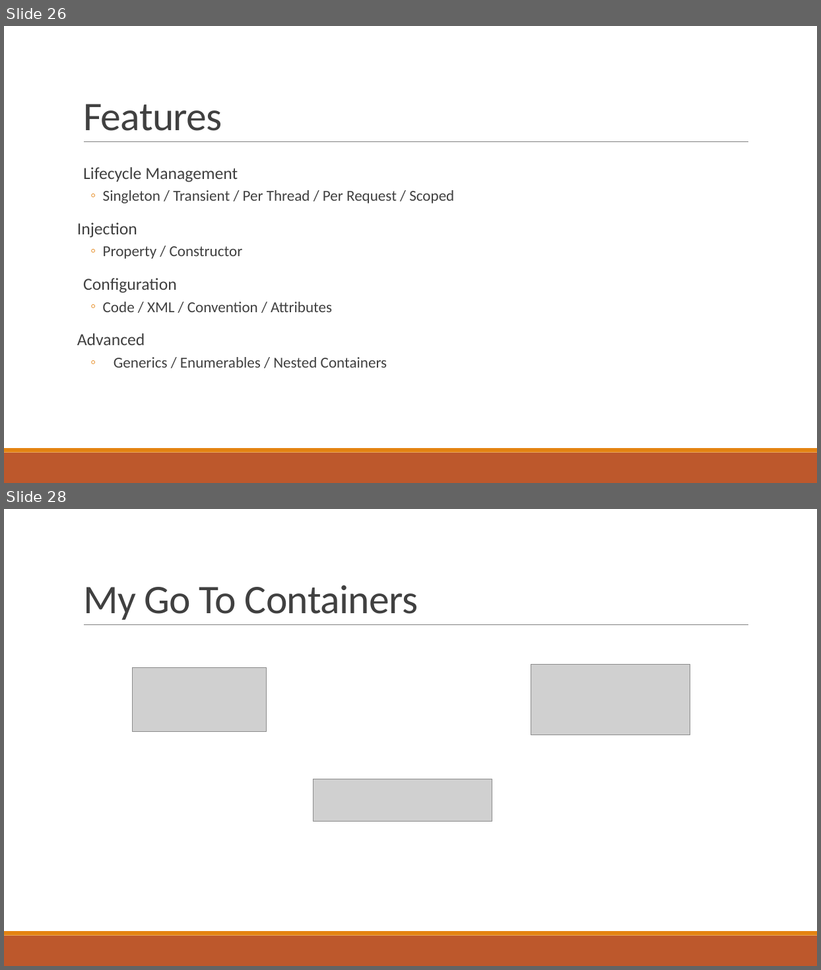
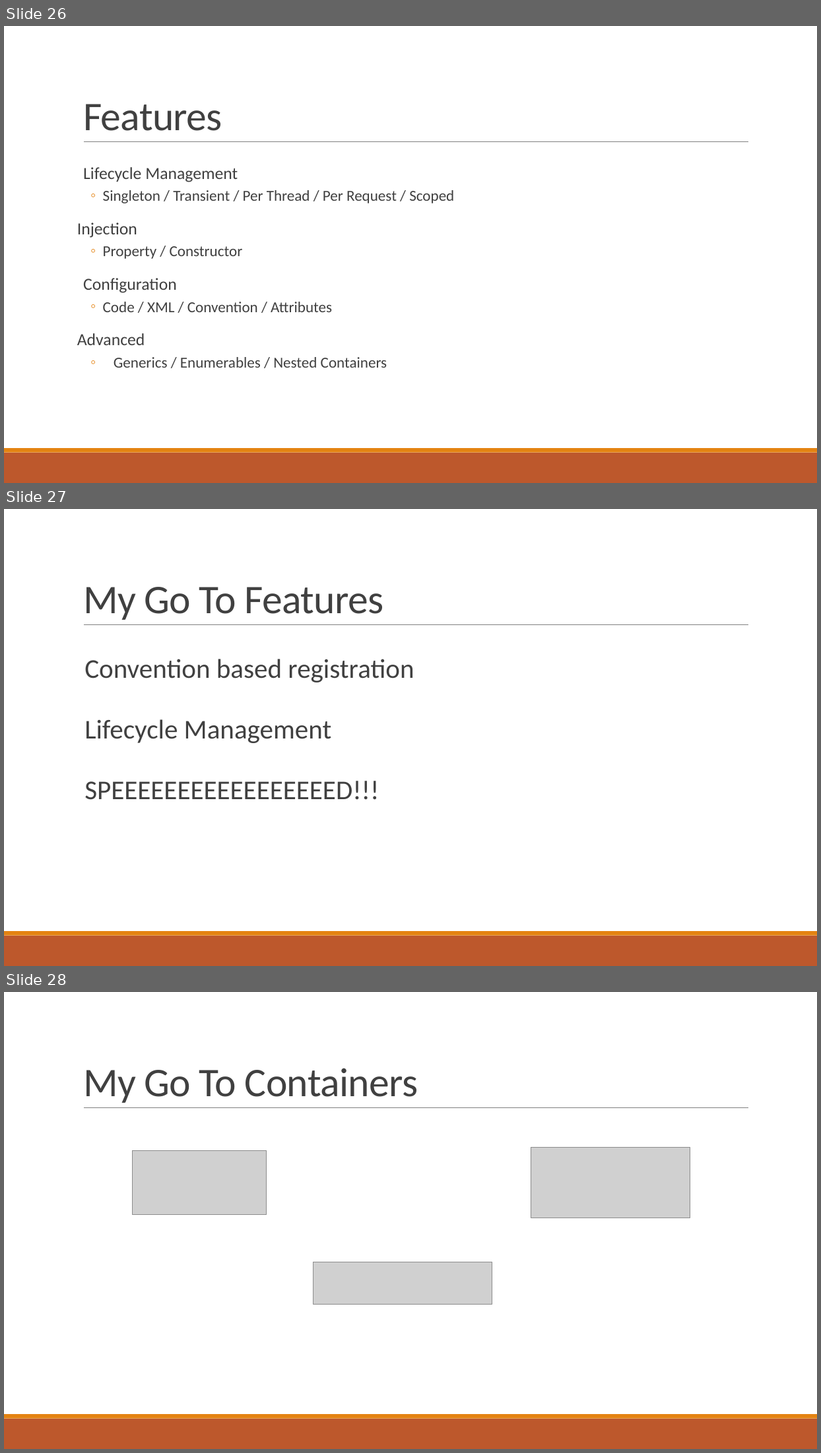
Before and after one commit to jrob5756/IocTalk, a slide deck: presentation/IOC-Talk.pptx. Shown one above the other, each under a label of ours: slides 26 and 28 before the commit, slides 26, 27 and 28 after it; the slides between them are not shown. The pictures are 821x970 and 821x1453 pixels, drawn with LibreOffice and Linux fonts; fonts in the diff are those of the drawing; grey boxes stand for pictures. Boxes give left, top, right and bottom in pixels: in the first picture for what was removed or moved away, otherwise in the second. Text is boxed around its words. In the diff, an @@ line names an element or a change of style, - is before the commit and + after.

```diff
--- a/presentation/IOC-Talk.pptx
+++ b/presentation/IOC-Talk.pptx
@@ slide 27 added at (4, 509, 817, 966), background #FFFFFF; not listed: 3 template elements that a slide beside it also shows @@
@@ title added at (83, 587, 384, 620), 48 pt, text #404040 @@
+My Go To Features
@@ text added at (85, 659, 414, 800), 32 pt, text #404040 @@
+  Convention based registration
+  Lifecycle Management
+  SPEEEEEEEEEEEEEEEEED!!!
```
Also in this commit, not shown: 1 slide changed, 25 other files.
